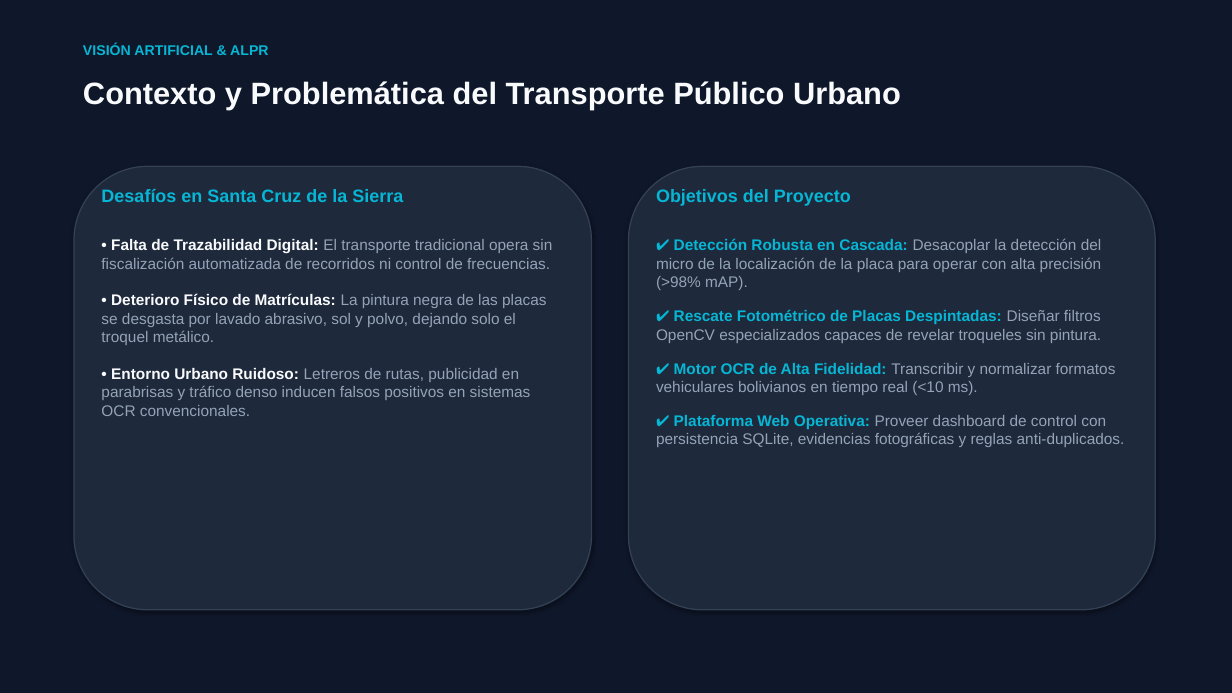
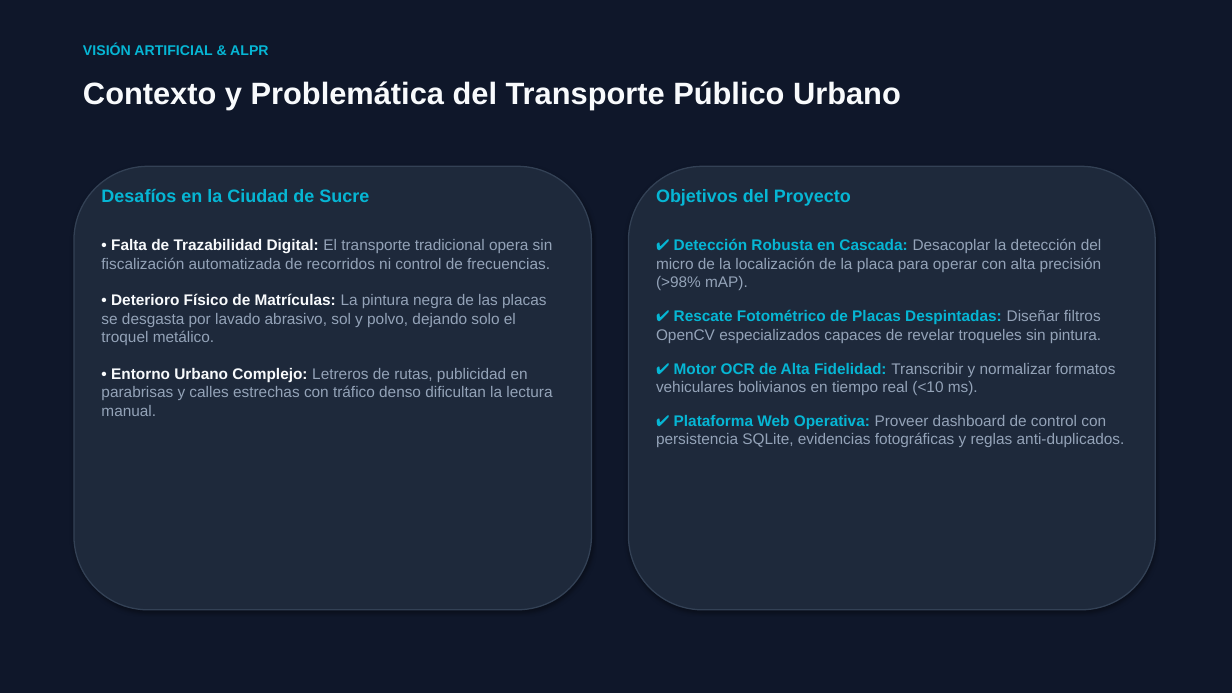
Before and after one commit to Fernando123Duran/placas-micros, a slide deck: slide 2 of docs/PRESENTACION_PROYECTO.pptx. Drawn at 1232x693 pixels with LibreOffice and Linux fonts; fonts in the diff are those of the drawing. Boxes give left, top, right and bottom in pixels: in the first picture for what was removed or moved away, otherwise in the second. Text is boxed around its words. In the diff, an @@ line names an element or a change of style, - is before the commit and + after.

Commit message:
docs: ajustar contexto de aplicación a Sucre e integrar captura activa de inferencia con placa 1026PKF

```diff
--- a/docs/PRESENTACION_PROYECTO.pptx
+++ b/docs/PRESENTACION_PROYECTO.pptx
@@ text at (x1=101, y1=189, x2=369, y2=202): text changed @@
-Desafíos en Santa Cruz de la Sierra
+Desafíos en la Ciudad de Sucre
@@ text at (x1=101, y1=368, x2=552, y2=416): text changed @@
-• Entorno Urbano Ruidoso: Letreros de rutas, publicidad en parabrisas y tráfico denso inducen falsos positivos en sistemas OCR convencionales.
+• Entorno Urbano Complejo: Letreros de rutas, publicidad en parabrisas y calles estrechas con tráfico denso dificultan la lectura manual.
```
Also in this commit, not shown: 1 other slide changed, 7 other files.
